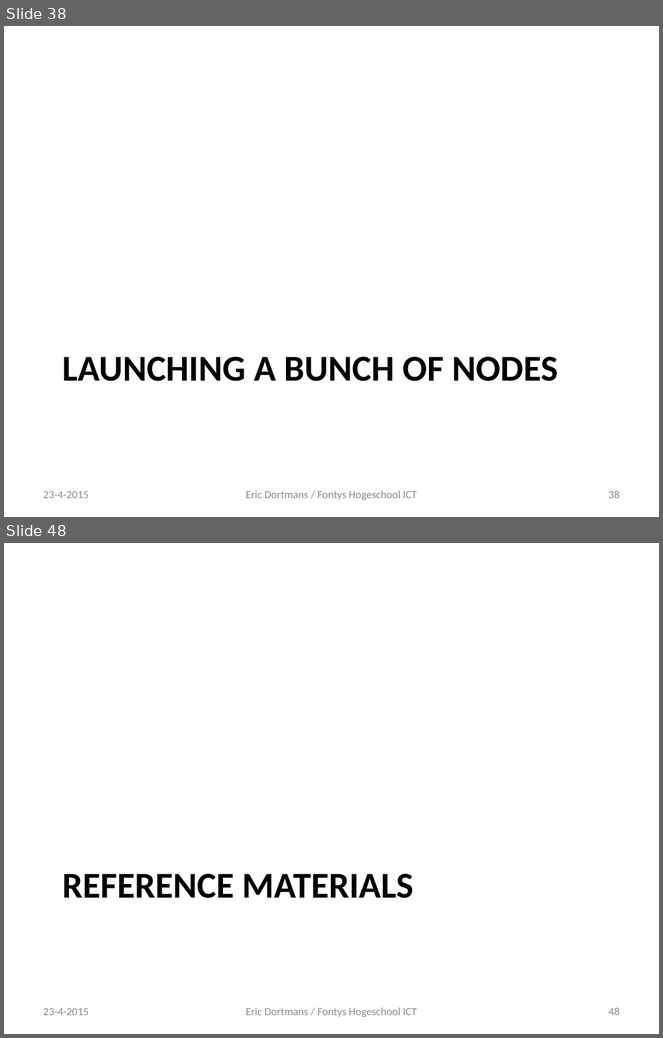
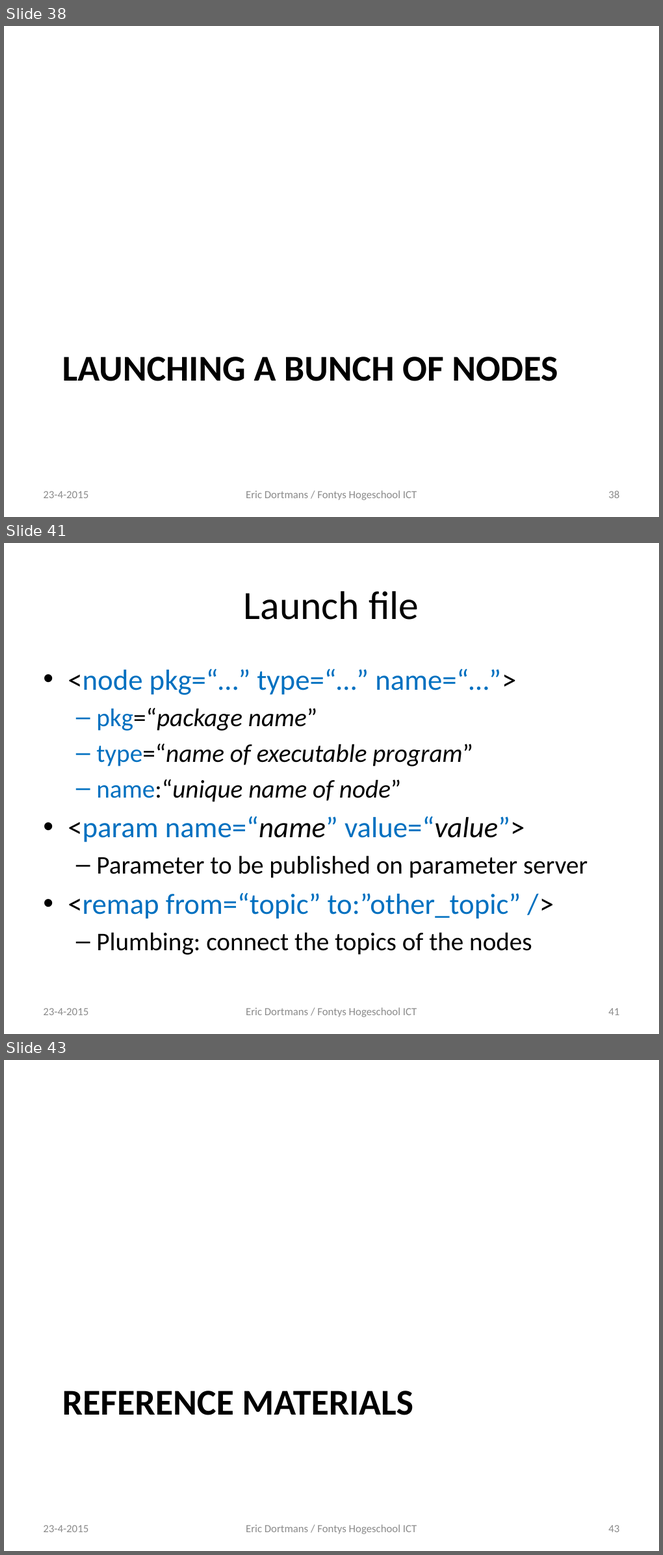
Before and after one commit to dortmans/ros_workshop, a slide deck: deel1.pptx. Shown one above the other, each under a label of ours: slides 38 and 48 before the commit, slides 38, 41 and 43 after it; the slides between them are not shown. The pictures are 663x1038 and 663x1555 pixels, drawn with LibreOffice and Linux fonts; fonts in the diff are those of the drawing. Boxes give left, top, right and bottom in pixels: in the first picture for what was removed or moved away, otherwise in the second. Text is boxed around its words. In the diff, an @@ line names an element or a change of style, - is before the commit and + after.

```diff
--- a/deel1.pptx
+++ b/deel1.pptx
@@ slide 41 added at [4,543,659,1034], background #FFFFFF @@
@@ title added at [244,591,419,620], 44 pt, text #000000 @@
+Launch file
@@ text added at [68,669,588,955], 28 pt, text #000000 @@
+• <node pkg=“…” type=“…” name=“…”>
+  – pkg=“package name”
+  – type=“name of executable program”
+  – name:“unique name of node”
+• <param name=“name” value=“value”>
+  – Parameter to be published on parameter server
+• <remap from=“topic” to:”other_topic” />
+  – Plumbing: connect the topics of the nodes
@@ text added at [43,1008,88,1016], 12 pt, text #8C8C8C @@
+23-4-2015
@@ text added at [246,1008,417,1017], 12 pt, text #8C8C8C @@
+Eric Dortmans / Fontys Hogeschool ICT
@@ page number added at [608,1008,620,1016], 12 pt, text #8C8C8C @@
+41
@@ what was slide 48 is now slide 43 @@
@@ page number at [608,1525,620,1533]: text changed @@
-48
+43
```
Also in this commit, not shown: 11 slides changed, 6 slides removed.
